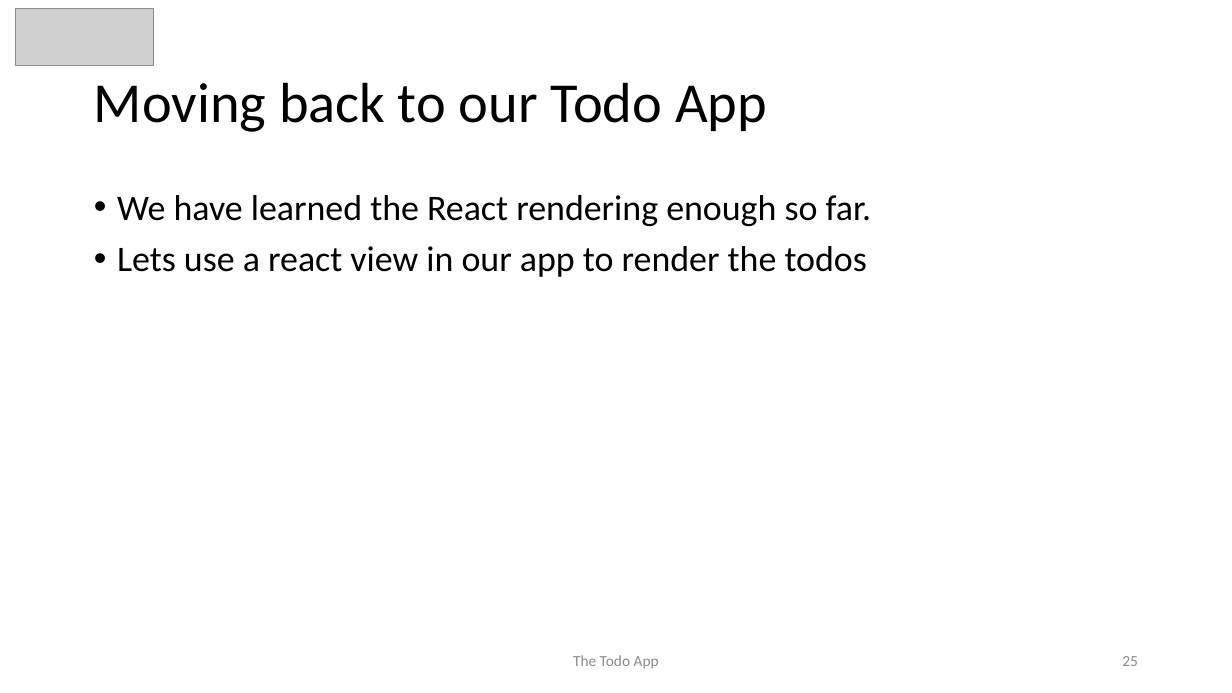
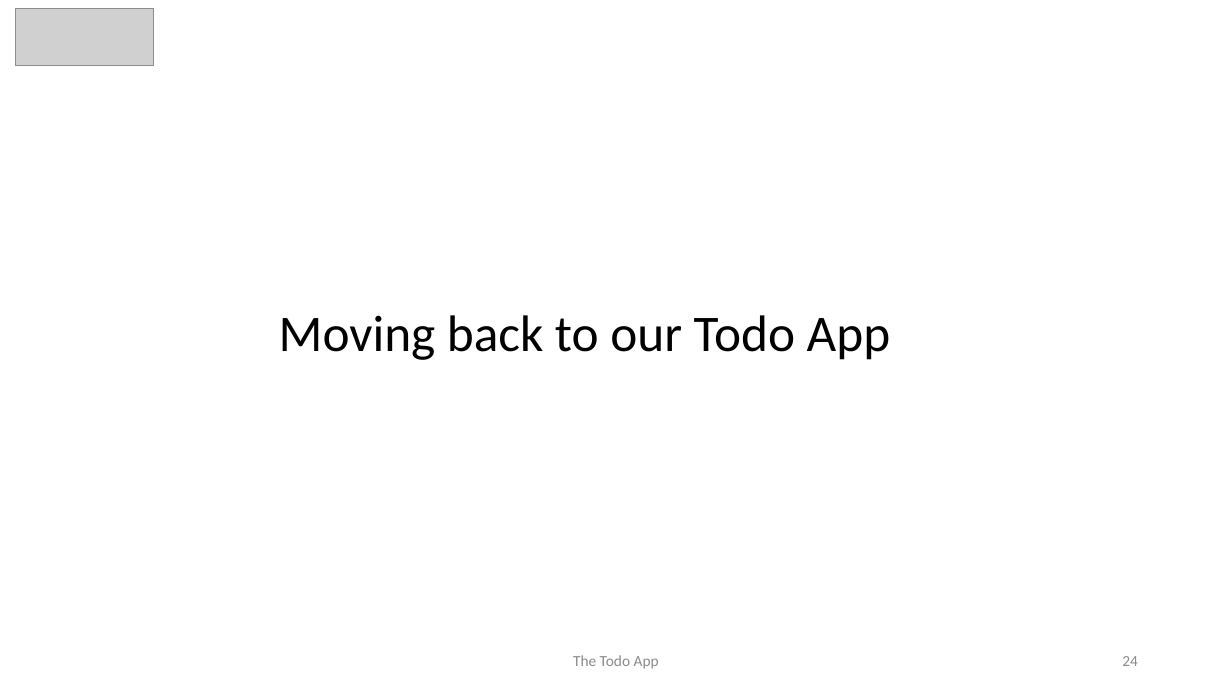
Before and after one commit to awahab29/samplealt, a slide deck: slide 24 of React.pptx (slide 25 before the commit). Drawn at 1232x693 pixels with LibreOffice and Linux fonts; fonts in the diff are those of the drawing; grey boxes stand for pictures. Boxes give left, top, right and bottom in pixels: in the first picture for what was removed or moved away, otherwise in the second. Text is boxed around its words. In the diff, an @@ line names an element or a change of style, - is before the commit and + after.

```diff
--- a/React.pptx
+++ b/React.pptx
@@ title removed at (94, 82, 767, 132) @@
-Moving back to our Todo App
@@ text at (279, 315, 891, 360): text changed; size 28 to 40 pt @@
-• We have learned the React rendering enough so far.
-• Lets use a react view in our app to render the todos
+Moving back to our Todo App
@@ page number at (1122, 656, 1138, 666): text changed @@
-25
+24
```
Also in this commit, not shown: 14 other slides changed, 7 slides added, 3 slides removed.
